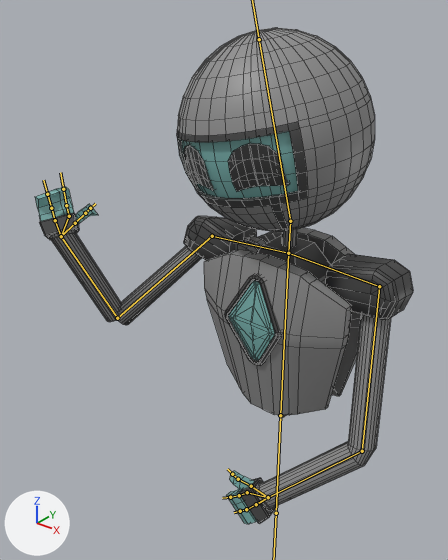
The FBX model Assets/3D Models/robot/robot.fbx as it was, and as the next commit left it.
Before and after are seen from a 50 mm lens placed at (0.583, -0.926, 1.919), pointed at (-0.105, -0.066, 1.385). The axes (+X, +Y, +Z) are drawn at lower left. The lights are the same throughout. Both versions are drawn at frame 62 of the action 'Armature|Explain'; the numbers are the values there. The bones that bend it are drawn over the model as lines. Mesh edges are drawn as thin lines.

The first picture shows 'Chest', 'Eyes'.
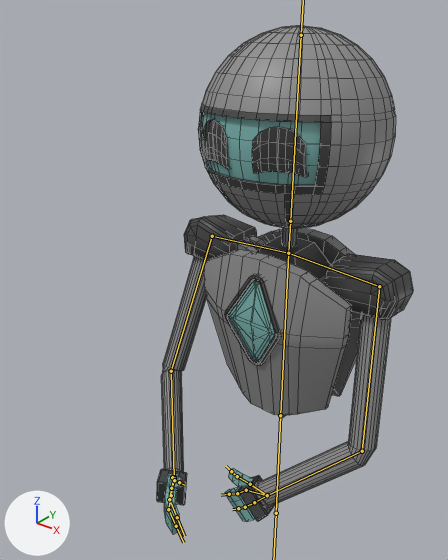
What differs and where, as boxes (x1, y1, x2, y2) in the pictures (448 x 560 px):
'Chest', posed (32% narrower)
    before: (35, 28, 413, 524)
    after: (157, 25, 413, 534)
'Eyes', posed (20% taller)
    before: (184, 143, 289, 191)
    after: (203, 119, 308, 177)
bone 'Arm R', root to tip
    before: (212, 236) to (117, 318)
    after: (212, 236) to (171, 371)
bone 'Forearm R', root to tip
    before: (117, 318) to (61, 236)
    after: (171, 371) to (174, 477)
bone 'Hand R', root to tip
    before: (61, 236) to (55, 220)
    after: (174, 477) to (171, 495)
bone 'Fingers Tips', root to tip
    before: (51, 208) to (47, 194)
    after: (168, 509) to (176, 526)
bone 'Bone.014', root to tip
    before: (61, 236) to (69, 216)
    after: (174, 477) to (171, 488)
bone 'Thumb Anchor R', root to tip
    before: (61, 236) to (75, 223)
    after: (174, 477) to (172, 477)
bone 'Thumb R', root to tip
    before: (75, 223) to (85, 213)
    after: (172, 477) to (174, 480)
bone 'Head', root to tip
    before: (290, 221) to (259, 39)
    after: (290, 221) to (301, 35)

Edits to the bpy script that builds the scene:
```text
Change bone_arm_r:
    where bone_arm_r = bpy.data.objects['Armature'].pose.bones['Arm R']  # child of 'Shoulder R'
    bone_arm_r.rotation_quaternion: (0.92, 0.24, 0.126, -0.285) -> (0.977, 0.202, 0.063, 0.003)  # degrees (23, 22, -30) -> degrees (23, 7, 2)
Change bone_forearm_r:
    where bone_forearm_r = bpy.data.objects['Armature'].pose.bones['Forearm R']  # child of 'Arm R'
    bone_forearm_r.rotation_quaternion: (0.175, 0.624, 0.544, 0.533) -> (0.806, 0.016, 0.383, 0.45)  # degrees (115, -28, 100) -> degrees (28, 37, 68)
Change bone_hand_r:
    where bone_hand_r = bpy.data.objects['Armature'].pose.bones['Hand R']  # child of 'Forearm R'
    bone_hand_r.rotation_quaternion: (0.948, 0.29, -0.004, 0.133) -> (0.994, 0.089, -0.003, 0.062)  # degrees (33, -5, 15) -> degrees (10, -1, 7)
Change bone_fingers_tips:
    where bone_fingers_tips = bpy.data.objects['Armature'].pose.bones['Fingers Tips']  # child of 'Fingers Right'
    bone_fingers_tips.rotation_quaternion: (0.945, -0.175, 0.276, 0.016) -> (0.997, -0.041, 0.065, 0.008)  # degrees (-22, 32, -4) -> degrees (-5, 7, 1)
Change bone_bone_014:
    where bone_bone_014 = bpy.data.objects['Armature'].pose.bones['Bone.014']  # child of 'Forearm R'
    bone_bone_014.rotation_quaternion: (0.948, 0.218, -0.192, 0.133) -> (0.994, 0.051, -0.078, 0.062)  # degrees (24, -25, 11) -> degrees (5, -9, 7)
Change bone_thumb_anchor_r:
    where bone_thumb_anchor_r = bpy.data.objects['Armature'].pose.bones['Thumb Anchor R']  # child of 'Forearm R'
    bone_thumb_anchor_r.rotation_quaternion: (0.947, 0.123, -0.264, 0.133) -> (0.993, 0.029, -0.098, 0.062)  # degrees (11, -32, 13) -> degrees (3, -11, 7)
Change bone_thumb_r:
    where bone_thumb_r = bpy.data.objects['Armature'].pose.bones['Thumb R']  # child of 'Thumb Anchor R'
    bone_thumb_r.rotation_quaternion: (0.971, -0.173, 0.076, 0.146) -> (0.998, -0.04, 0.018, 0.034)  # degrees (-19, 11, 15) -> degrees (-5, 2, 4)
Change bone_head:
    where bone_head = bpy.data.objects['Armature'].pose.bones['Head']  # child of 'Neck'
    bone_head.rotation_quaternion: (0.995, 0.053, -0.011, 0.088) -> (0.999, -0.04, -0.001, 0.021)  # degrees (6, -2, 10) -> degrees (-5, 0, 2)
```
